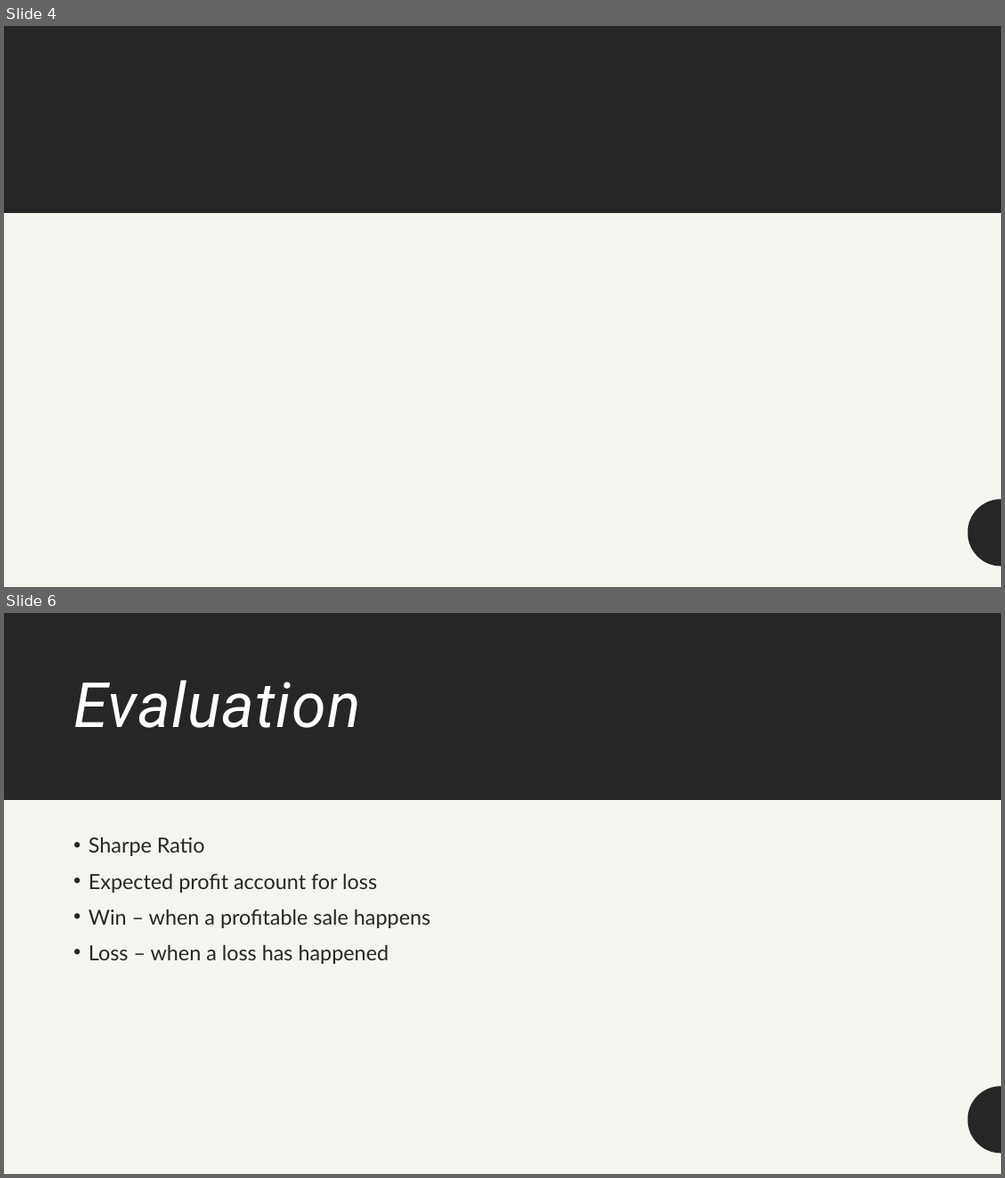
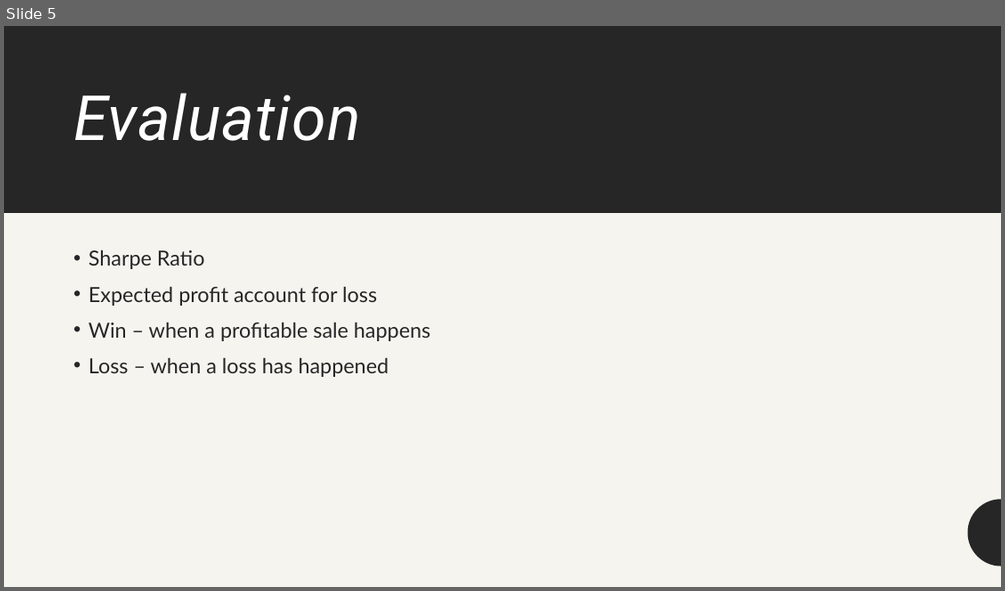
Before and after one commit to JacobTheDuck/Crypto-Reinforcement-Learning, a slide deck: RL Crypto Midterm.pptx. Shown one above the other, each under a label of ours: slides 4 and 6 before the commit, slide 5 after it; the slides between them are not shown. The pictures are 1005x1178 and 1005x591 pixels, drawn with LibreOffice and Linux fonts; fonts in the diff are those of the drawing. Boxes give left, top, right and bottom in pixels: in the first picture for what was removed or moved away, otherwise in the second. Text is boxed around its words. In the diff, an @@ line names an element or a change of style, - is before the commit and + after.

```diff
--- a/RL Crypto Midterm.pptx
+++ b/RL Crypto Midterm.pptx
@@ slide 4 removed at (4,26,1001,587), background #F6F4EF; not listed: 1 template element that a slide beside it also shows @@
@@ rectangle removed at (4,26,1001,587) @@
@@ rectangle removed at (4,26,1001,213) @@
@@ freeform shape removed at (968,499,1001,566) @@
@@ what was slide 6 is now slide 5 @@
```
Also in this commit, not shown: 1 slide changed, 1 slide added.
